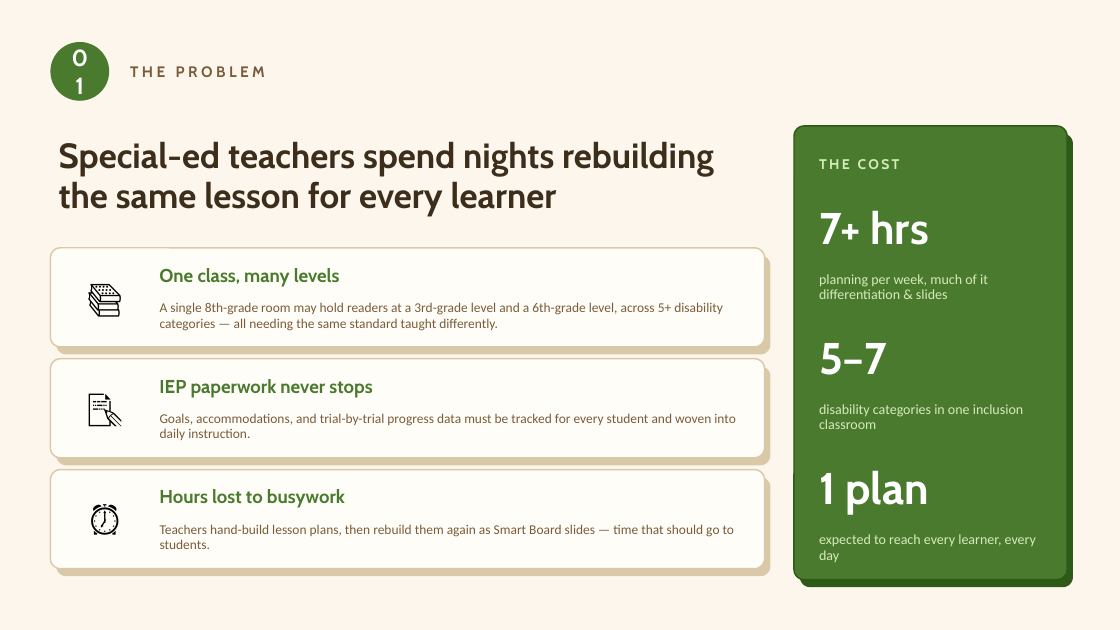
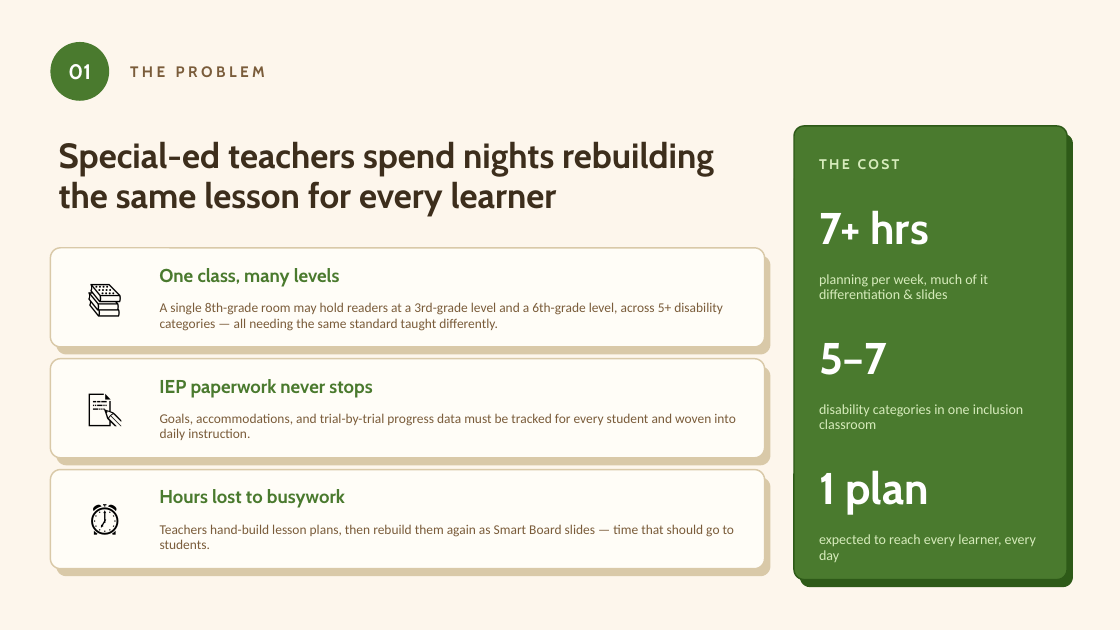
Before and after one commit to alagumuthu80/ieprep, a slide deck: slide 2 of presentation/IEPrep_Pitch_Deck.pptx. Drawn at 1120x630 pixels with LibreOffice and Linux fonts; fonts in the diff are those of the drawing. Boxes give left, top, right and bottom in pixels: in the first picture for what was removed or moved away, otherwise in the second. Text is boxed around its words. In the diff, an @@ line names an element or a change of style, - is before the commit and + after.

```diff
--- a/presentation/IEPrep_Pitch_Deck.pptx
+++ b/presentation/IEPrep_Pitch_Deck.pptx
@@ ellipse "01" at box(50, 42, 109, 101): size 20 to 18 pt @@
```
Also in this commit, not shown: 5 other slides changed, 1 other file.
